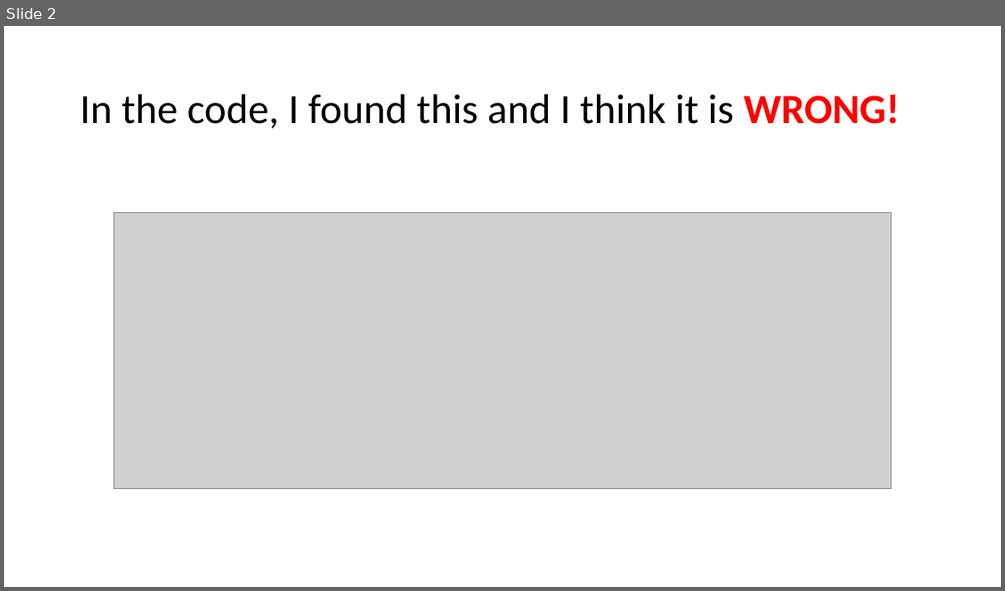
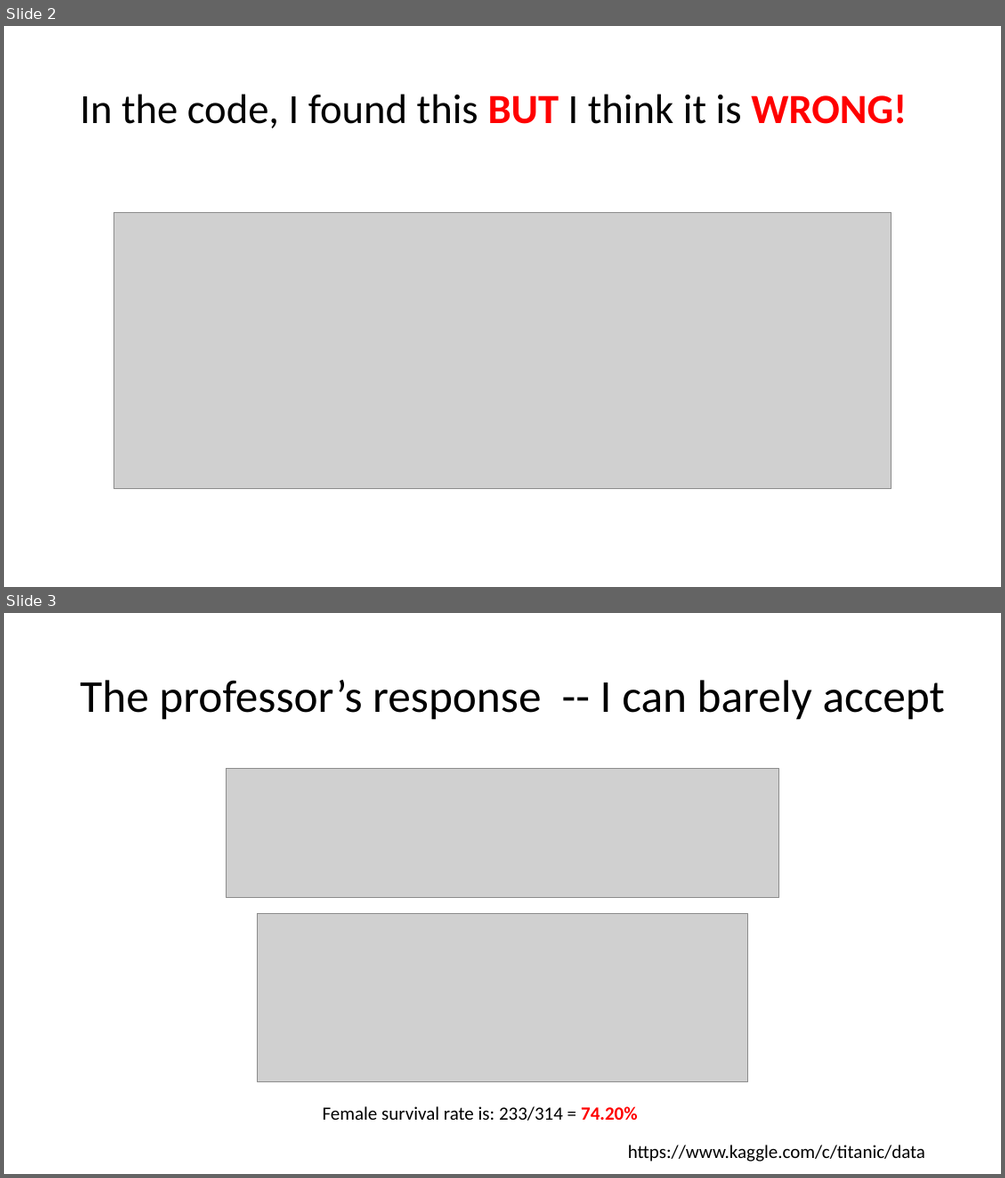
Before and after one commit to 2waybene/java4lucy, a slide deck: doc/A_question_4_instructor.pptx. Shown one above the other, each under a label of ours: slide 2 before the commit, slides 2 and 3 after it. The pictures are 1005x591 and 1005x1178 pixels, drawn with LibreOffice and Linux fonts; fonts in the diff are those of the drawing; grey boxes stand for pictures. Boxes give left, top, right and bottom in pixels: in the first picture for what was removed or moved away, otherwise in the second. Text is boxed around its words. In the diff, an @@ line names an element or a change of style, - is before the commit and + after.

```diff
--- a/doc/A_question_4_instructor.pptx
+++ b/doc/A_question_4_instructor.pptx
@@ slide 3 added at bbox=[4, 613, 1001, 1174], background #FFFFFF @@
@@ title added at bbox=[80, 680, 945, 720], 44 pt, text #000000 @@
+The professor’s response -- I can barely accept
@@ picture added at bbox=[226, 769, 778, 897] @@
@@ picture added at bbox=[258, 913, 748, 1081] @@
@@ text added at bbox=[323, 1106, 637, 1120], 18 pt, text #000000 @@
+Female survival rate is: 233/314 = 74.20%
@@ text added at bbox=[628, 1144, 925, 1161], 18 pt, text #000000 @@
+https://www.kaggle.com/c/titanic/data
@@ slide 2 changed as well @@
@@ title at bbox=[80, 94, 906, 128]: text changed @@
-In the code, I found this and I think it is WRONG!
+In the code, I found this BUT I think it is WRONG!
```
Also in this commit, not shown: 1 other slide changed, 4 other slides added, 3 other files.
